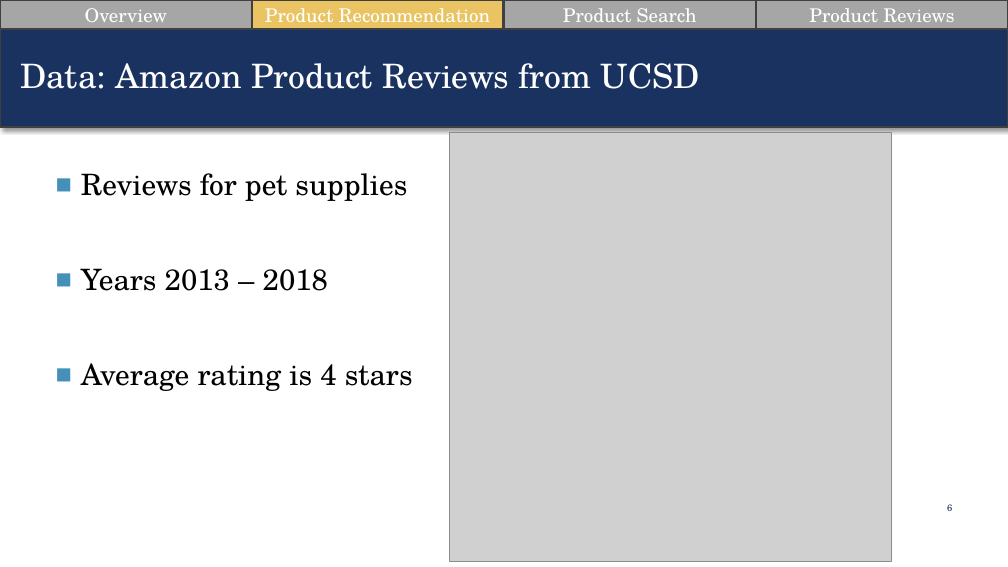
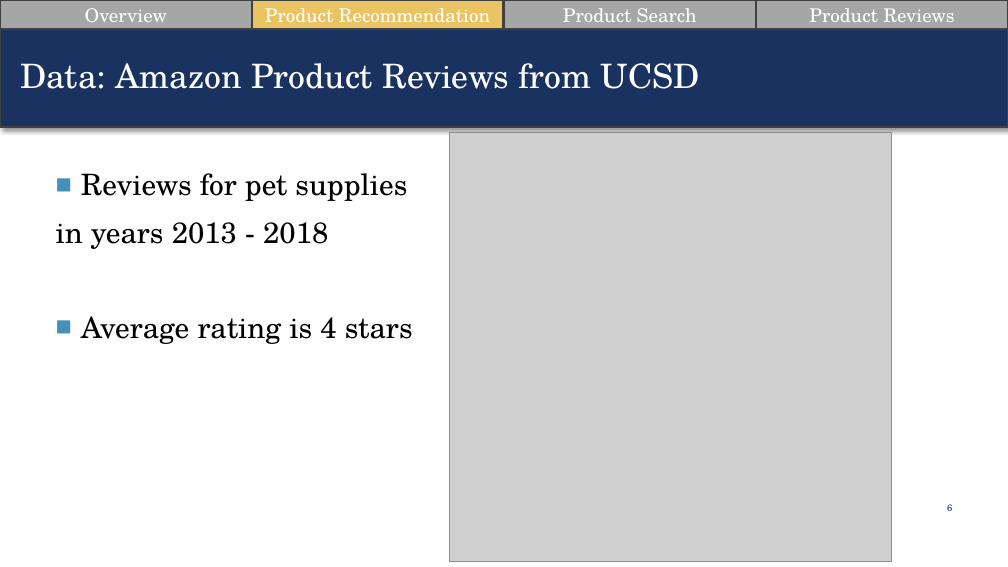
Before and after one commit to suesuyeonlim/final_project, a slide deck: slide 6 of Presentation.pptx. Drawn at 1008x567 pixels with LibreOffice and Linux fonts; fonts in the diff are those of the drawing; grey boxes stand for pictures. Boxes give left, top, right and bottom in pixels: in the first picture for what was removed or moved away, otherwise in the second. Text is boxed around its words. In the diff, an @@ line names an element or a change of style, - is before the commit and + after.

```diff
--- a/Presentation.pptx
+++ b/Presentation.pptx
@@ text at bbox=[56, 222, 328, 249]: text changed @@
-■ Years 2013 – 2018
+in years 2013 - 2018
```
Also in this commit, not shown: 9 other slides changed, 3 slides added.
